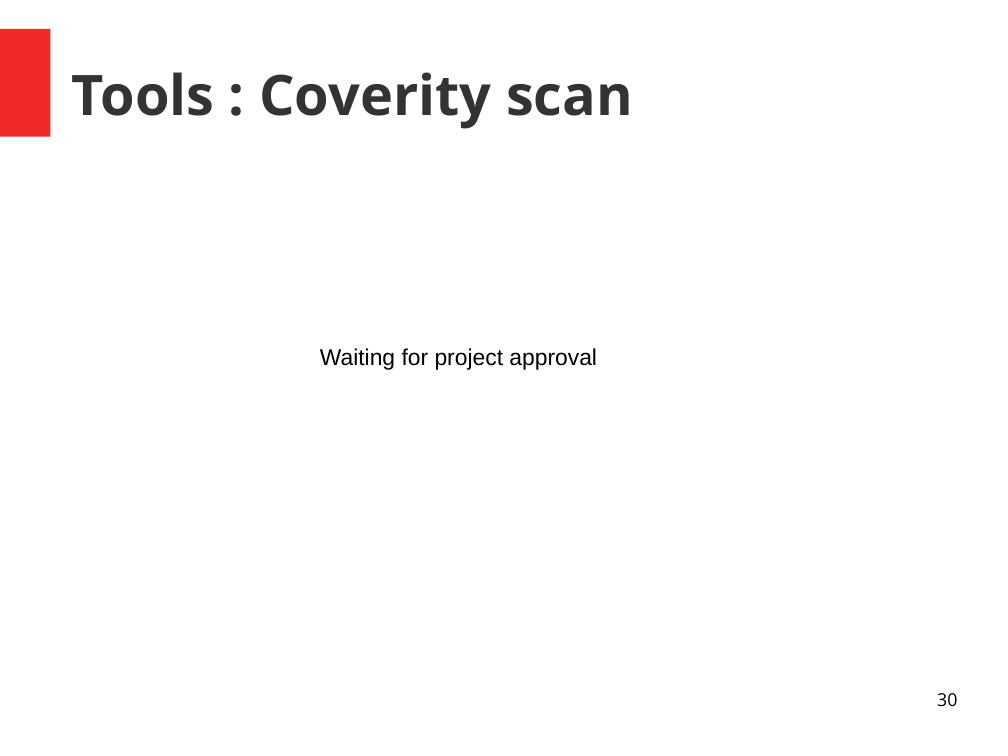
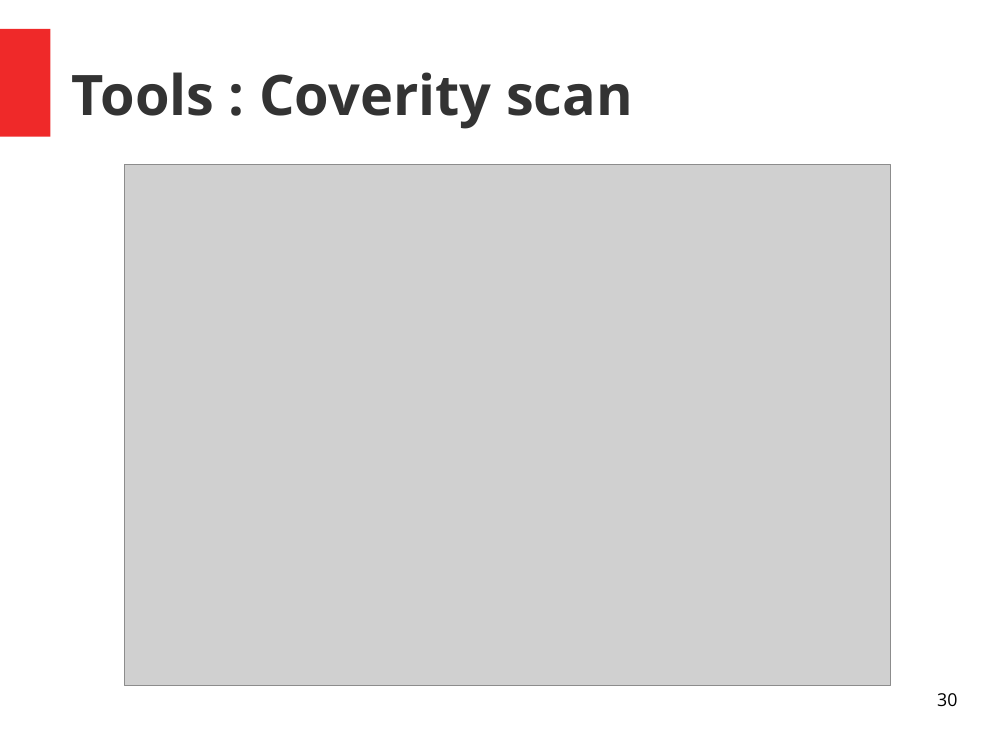
Before and after one commit to PandaChauve/StaticAnalysisTests, a slide deck: slide 30 of Untitled 1.odp. Drawn at 1008x756 pixels with LibreOffice and Linux fonts; fonts in the diff are those of the drawing; grey boxes stand for pictures. Boxes give left, top, right and bottom in pixels: in the first picture for what was removed or moved away, otherwise in the second. Text is boxed around its words. In the diff, an @@ line names an element or a change of style, - is before the commit and + after.

Commit message:
updating coverityscan

```diff
--- a/Untitled 1.odp
+++ b/Untitled 1.odp
@@ picture added at <box>124,165,891,686</box> @@
@@ text removed at <box>320,348,597,370</box> @@
-Waiting for project approval
```
Also in this commit, not shown: 7 other slides changed.
